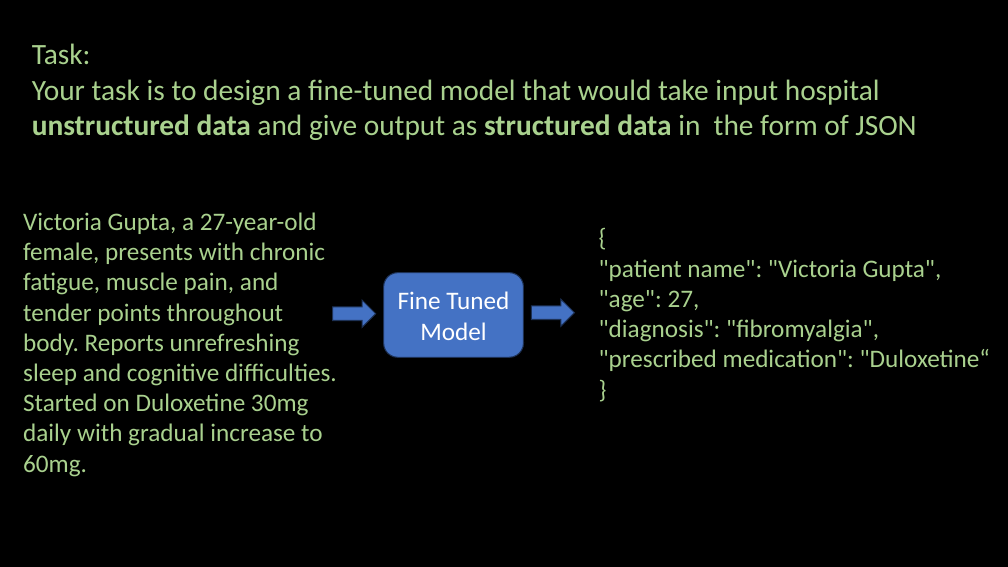
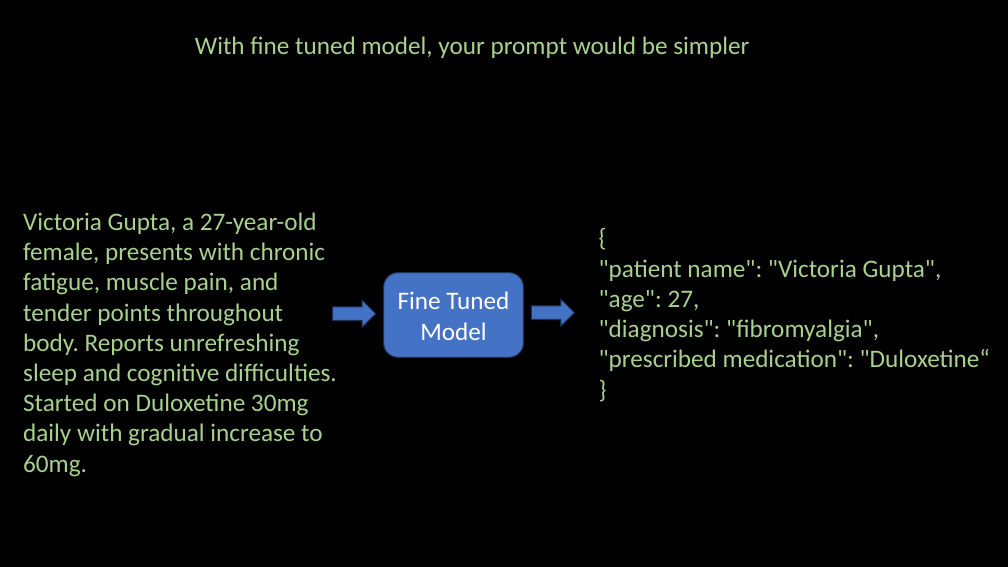
Before and after one commit to ash322ash422/youtube, a slide deck: slide 4 of deep_learning/fine_tuning/FT-openai-structured-output-for-medical-domain/work-flow.pptx (slide 2 before the commit). Drawn at 1008x567 pixels with LibreOffice and Linux fonts; fonts in the diff are those of the drawing; background and template pictures are left out. Boxes give left, top, right and bottom in pixels: in the first picture for what was removed or moved away, otherwise in the second. Text is boxed around its words. In the diff, an @@ line names an element or a change of style, - is before the commit and + after.

```diff
--- a/deep_learning/fine_tuning/FT-openai-structured-output-for-medical-domain/work-flow.pptx
+++ b/deep_learning/fine_tuning/FT-openai-structured-output-for-medical-domain/work-flow.pptx
@@ text removed at box(32, 43, 916, 140) @@
-Task:
-Your task is to design a fine-tuned model that would take input hospital unstructured data and give output as structured data in the form of JSON
@@ text added at box(195, 36, 749, 58), 24 pt, text #A9D18E @@
+With fine tuned model, your prompt would be simpler
```
Also in this commit, not shown: 4 other slides changed, 7 slides added, 23 other files.
